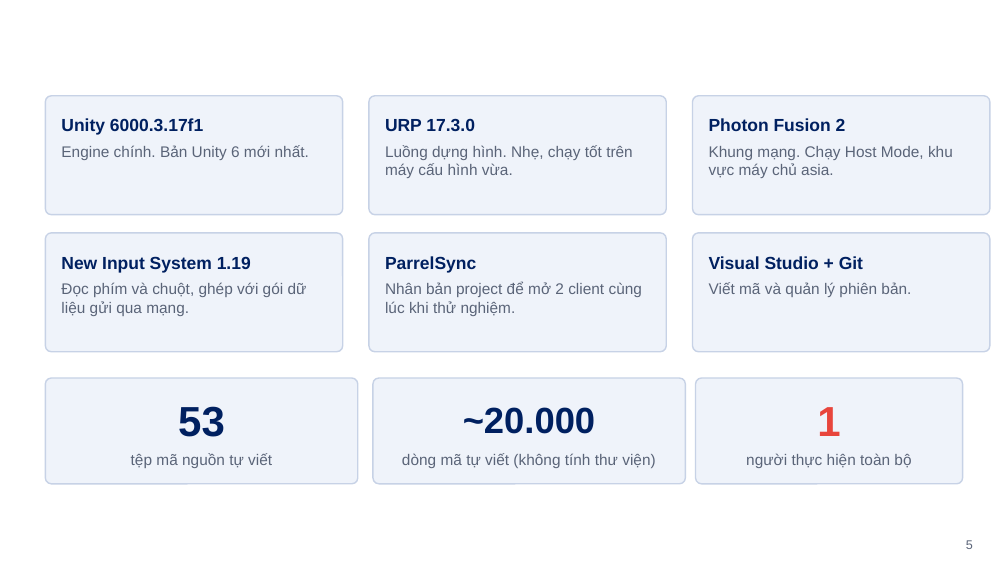
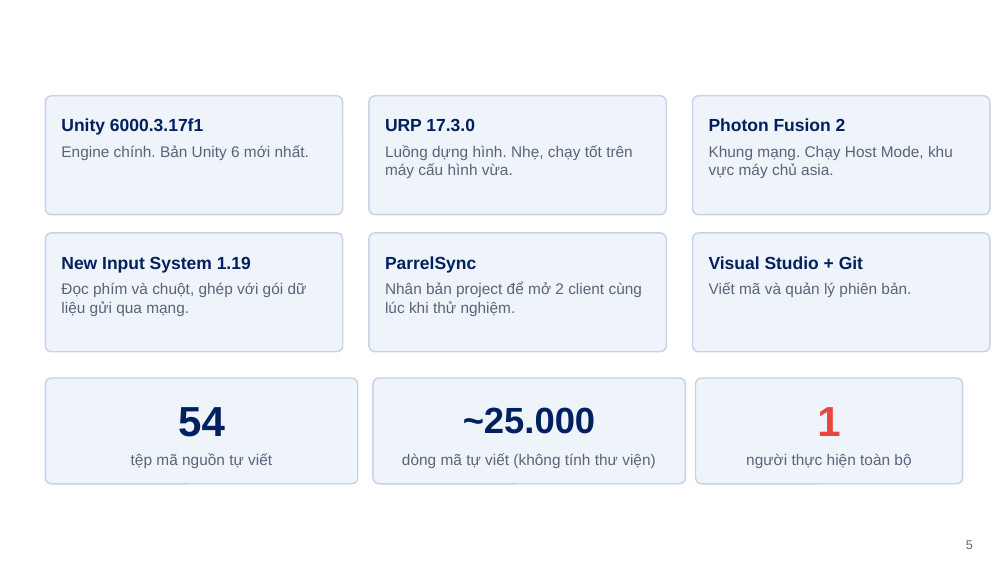
Before and after one commit to nhgkhiem0307/Magneto-Dome, a slide deck: slide 5 of NOP_BAI/[ĐT-QĐ04-BM08] Final Project.pptx. Drawn at 1008x567 pixels with LibreOffice and Linux fonts; fonts in the diff are those of the drawing; background and template pictures are left out. Boxes give left, top, right and bottom in pixels: in the first picture for what was removed or moved away, otherwise in the second. Text is boxed around its words. In the diff, an @@ line names an element or a change of style, - is before the commit and + after.

```diff
--- a/NOP_BAI/[ĐT-QĐ04-BM08] Final Project.pptx
+++ b/NOP_BAI/[ĐT-QĐ04-BM08] Final Project.pptx
@@ text at [178, 407, 225, 437]: text changed @@
-53
+54
@@ text at [463, 407, 595, 434]: text changed @@
-~20.000
+~25.000
```
Also in this commit, not shown: 3 other slides changed, 43 other files.
